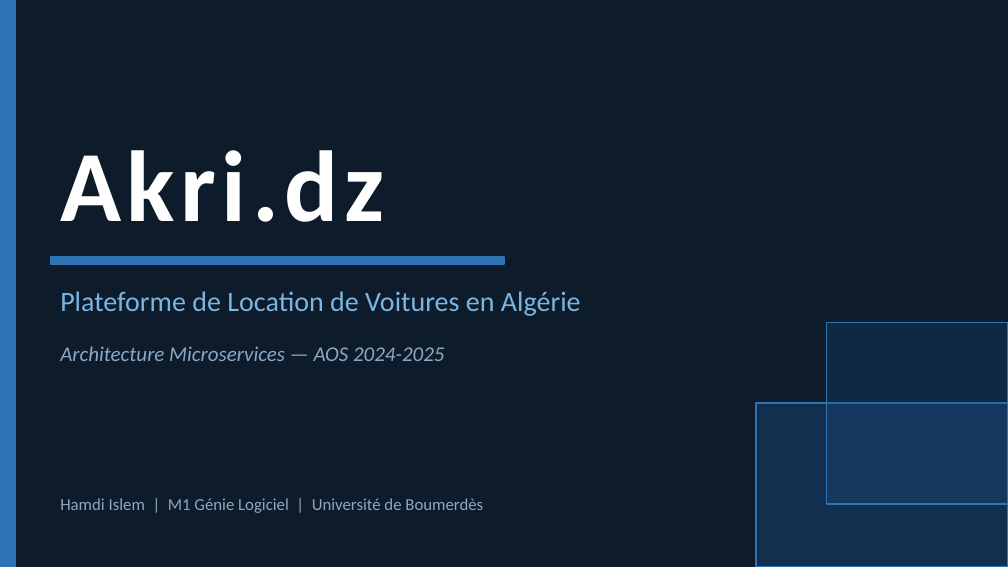
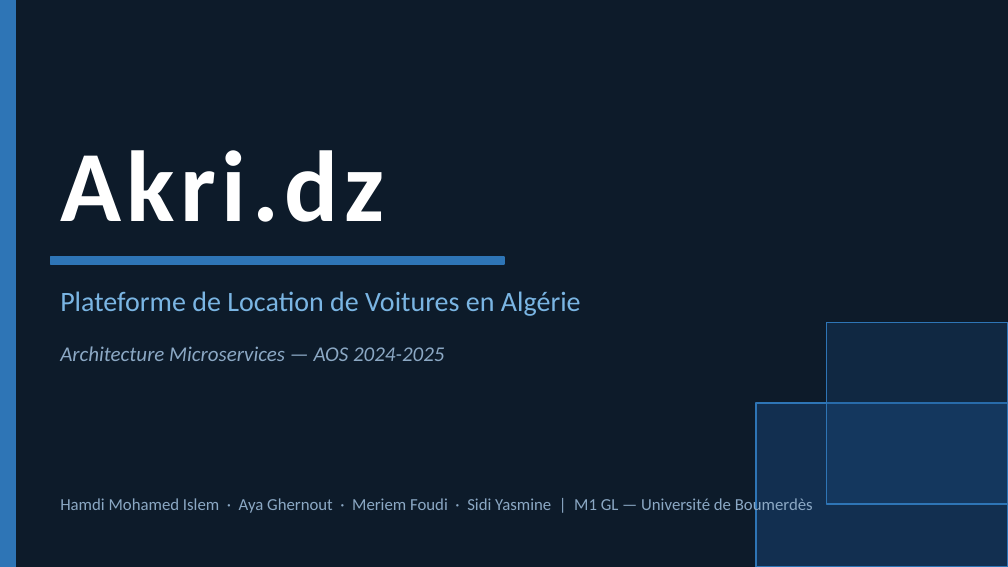
Before and after one commit to hamdiislem/akri.dz, a slide deck: slide 1 of docs/presentation_akri.pptx. Drawn at 1008x567 pixels with LibreOffice and Linux fonts; fonts in the diff are those of the drawing. Boxes give left, top, right and bottom in pixels: in the first picture for what was removed or moved away, otherwise in the second. Text is boxed around its words. In the diff, an @@ line names an element or a change of style, - is before the commit and + after.

```diff
--- a/docs/presentation_akri.pptx
+++ b/docs/presentation_akri.pptx
@@ text at <box>60,497,813,515</box>: text changed @@
-Hamdi Islem | M1 Génie Logiciel | Université de Boumerdès
+Hamdi Mohamed Islem · Aya Ghernout · Meriem Foudi · Sidi Yasmine | M1 GL — Université de Boumerdès
```
Also in this commit, not shown: 3 other slides changed, 1 other file.
